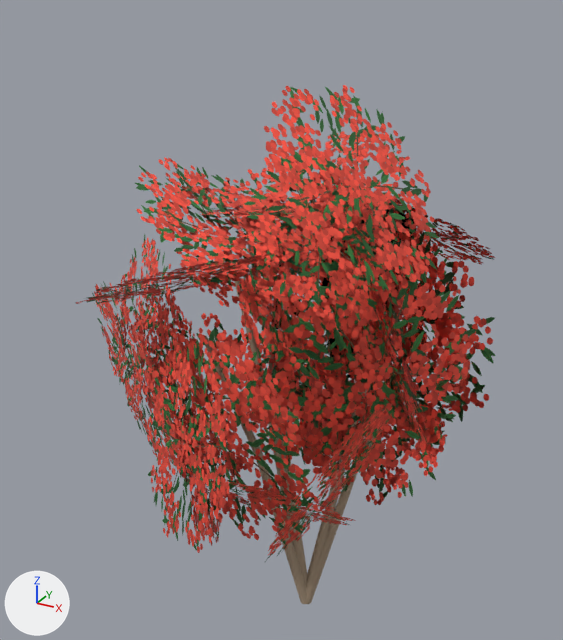
Before and after pictures for a commit that changed the glTF model leafdraw/resources/models/leafdraw/ixora-coccinea.glb.
One viewpoint serves both versions: a camera (50 mm lens) standing at (0.815, -1.499, 1.596) and looking at (-0.025, 0.028, 0.833). Arrows for +X, +Y and +Z are at lower left; the lights stay in place. The older version comes first. Vertices at exactly the same position are counted once.

The first picture shows 'folhas', 'galhos'.
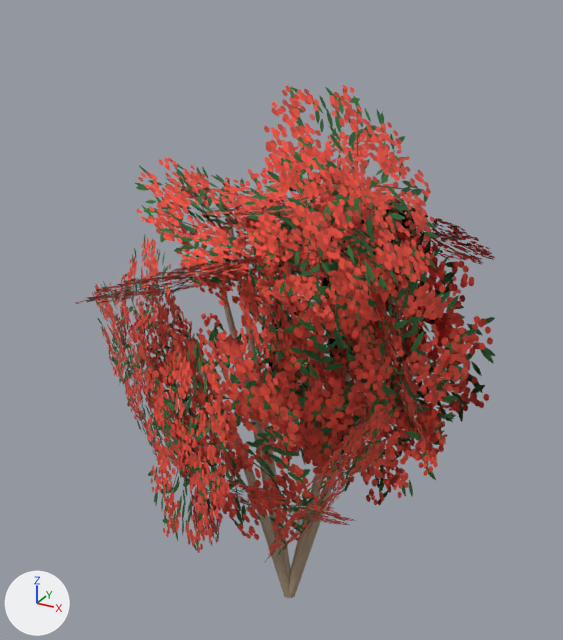
What differs and where, as boxes [x1, y1, x2, y2] in the pictures (563 x 640 px):
'folhas', shading changed: [107, 184, 488, 558] in both
'galhos', moved: before [205, 204, 395, 604]; after [185, 201, 383, 598]

Diff of the bpy script that builds the scene:
```diff
--- a/leafdraw/resources/models/leafdraw/ixora-coccinea.glb.py
+++ b/leafdraw/resources/models/leafdraw/ixora-coccinea.glb.py
@@ me_galhos @@
 # used by ob_galhos; location = (0.0, 0.0, 0.0)
-me_galhos.from_pydata(...)  # 90 vertices, 120 faces; spans x -0.195..0.257, y -0.091..0.22, z 0.0..1.086
+me_galhos.from_pydata(...)  # 90 vertices, 120 faces; spans x -0.246..0.206, y -0.092..0.219, z 0.0..1.086
+# me_galhos part 1: the whole mesh is moved by (-0.051, -0.002, 0.0)
 me_galhos.materials.append(mat_galhos)
@@ me_folhas @@
 me_folhas.from_pydata(...)  # 136 vertices, 68 faces; spans x -0.533..0.533, y -0.6..0.6, z 0.235..1.5
 # used by ob_folhas; location = (0.0, 0.0, 0.0)
+# me_folhas part 2: its shading normals changed
 me_folhas.materials.append(mat_folhas)
```
